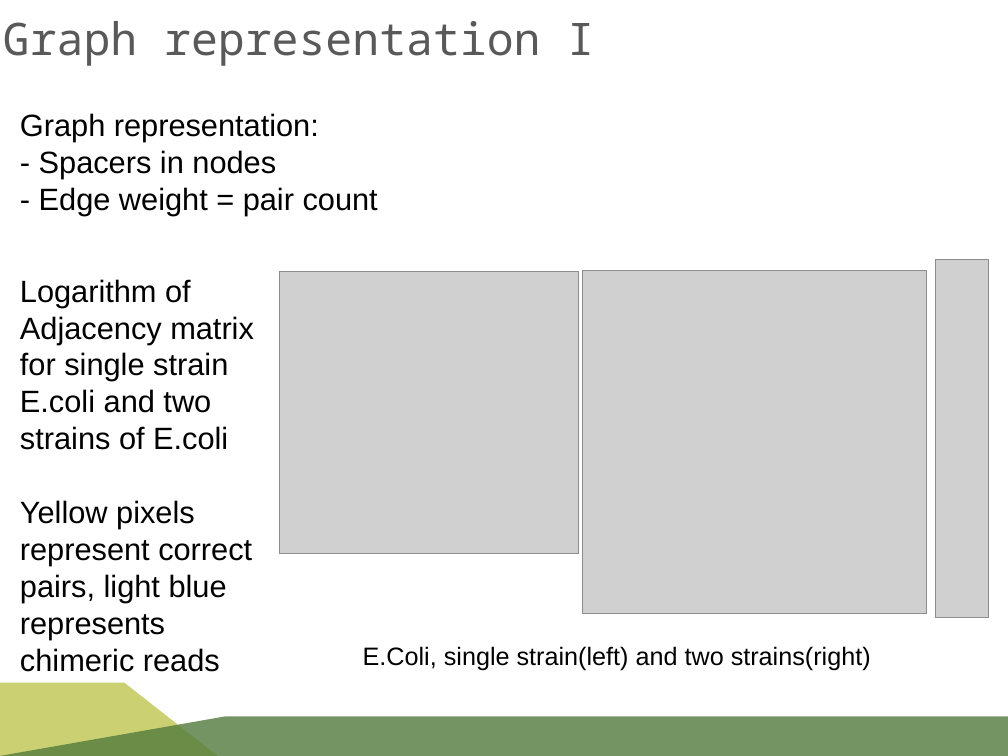
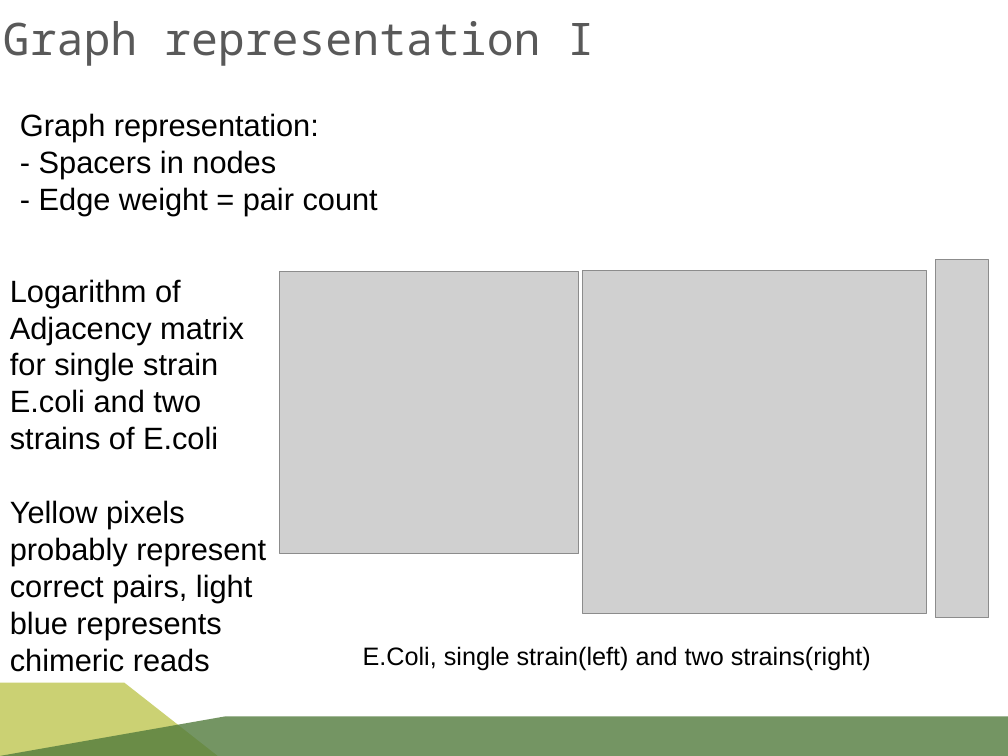
Before and after one commit to rykachevskiy/CRISPR, a slide deck: slide 13 of SK-MIT-CRISPR.odp (slide 12 before the commit). Drawn at 1008x756 pixels with LibreOffice and Linux fonts; fonts in the diff are those of the drawing; grey boxes stand for pictures; background and template pictures are left out. Boxes give left, top, right and bottom in pixels: in the first picture for what was removed or moved away, otherwise in the second. Text is boxed around its words. In the diff, an @@ line names an element or a change of style, - is before the commit and + after.

```diff
--- a/SK-MIT-CRISPR.odp
+++ b/SK-MIT-CRISPR.odp
@@ text "Logarithm of Adjacency matrix for ..." moved from (x1=20, y1=279, x2=254, y2=672) to (x1=10, y1=279, x2=266, y2=672) @@
@@ text at (x1=10, y1=500, x2=266, y2=672): text changed @@
-Yellow pixels represent correct pairs, light blue represents chimeric reads
+Yellow pixels probably represent correct pairs, light blue represents chimeric reads
```
Also in this commit, not shown: 13 other slides changed, 6 slides added, 3 slides removed, 6 other files.
